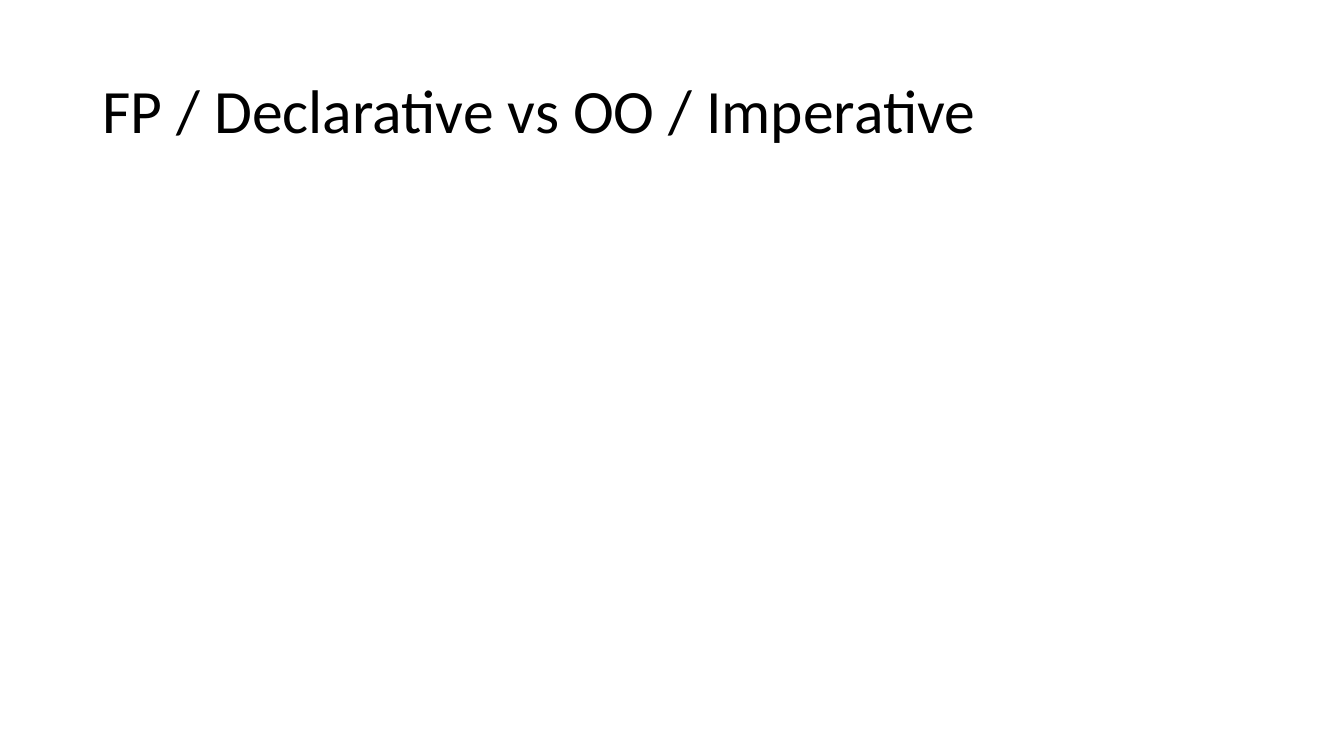
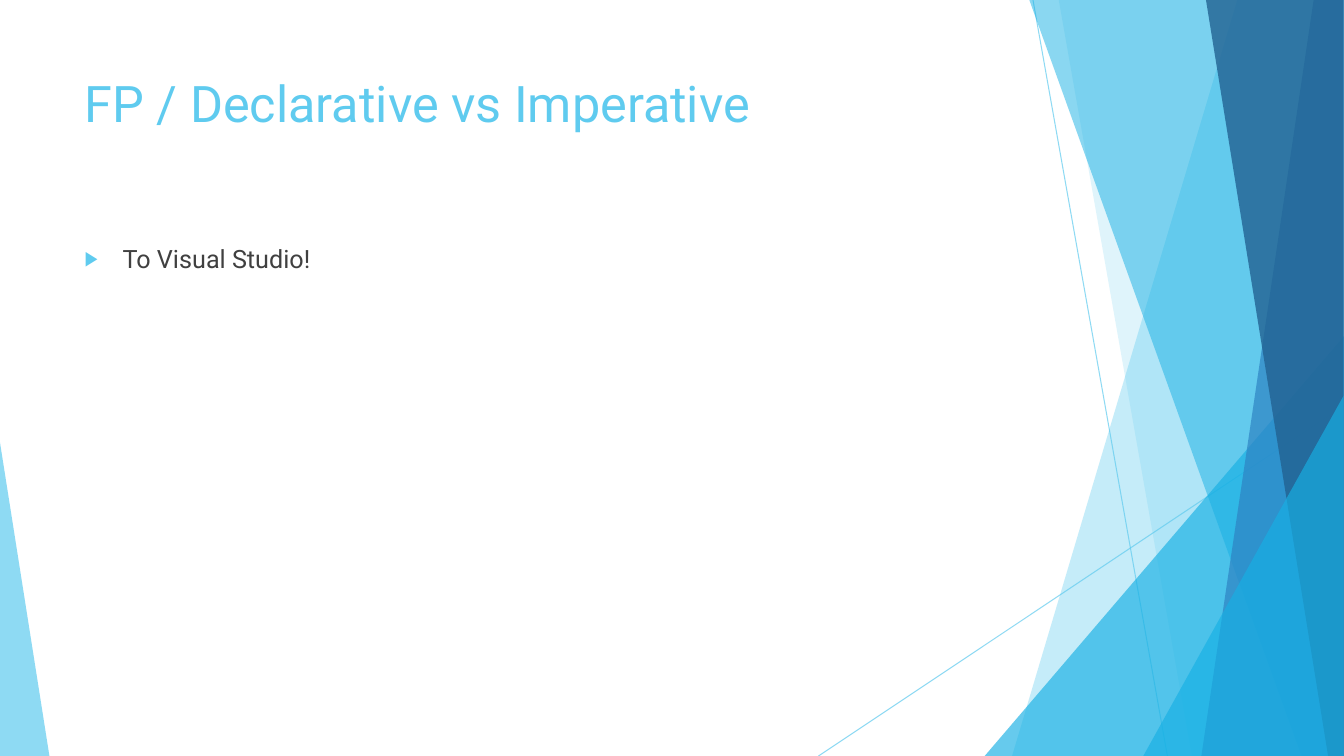
Before and after one commit to j1ebbinflow/FuncCourse, a slide deck: slide 25 of Topics/00 - Start the Func/Functional First Programming with F#.pptx (slide 18 before the commit). Drawn at 1344x756 pixels with LibreOffice and Linux fonts; fonts in the diff are those of the drawing. Boxes give left, top, right and bottom in pixels: in the first picture for what was removed or moved away, otherwise in the second. Text is boxed around its words. In the diff, an @@ line names an element or a change of style, - is before the commit and + after.

```diff
--- a/Topics/00 - Start the Func/Functional First Programming with F#.pptx
+++ b/Topics/00 - Start the Func/Functional First Programming with F#.pptx
@@ title "FP / Declarative vs Imperative" at <box>85,84,750,132</box>: vertical alignment middle to top @@
@@ title at <box>85,84,750,132</box>: text changed; size 44 to 36 pt; font Calibri to Roboto; text colour #000000 to #5FCBEF @@
-FP / Declarative vs OO / Imperative
+FP / Declarative vs Imperative
@@ text added at <box>123,249,310,269</box>, 18 pt, text #404040 @@
+▶ To Visual Studio!
@@ group added at <box>0,0,1344,756</box>: 5 freeform shapes, 3 triangles, 2 lines @@
```
Also in this commit, not shown: 19 other slides changed, 13 slides added, 5 slides removed.
